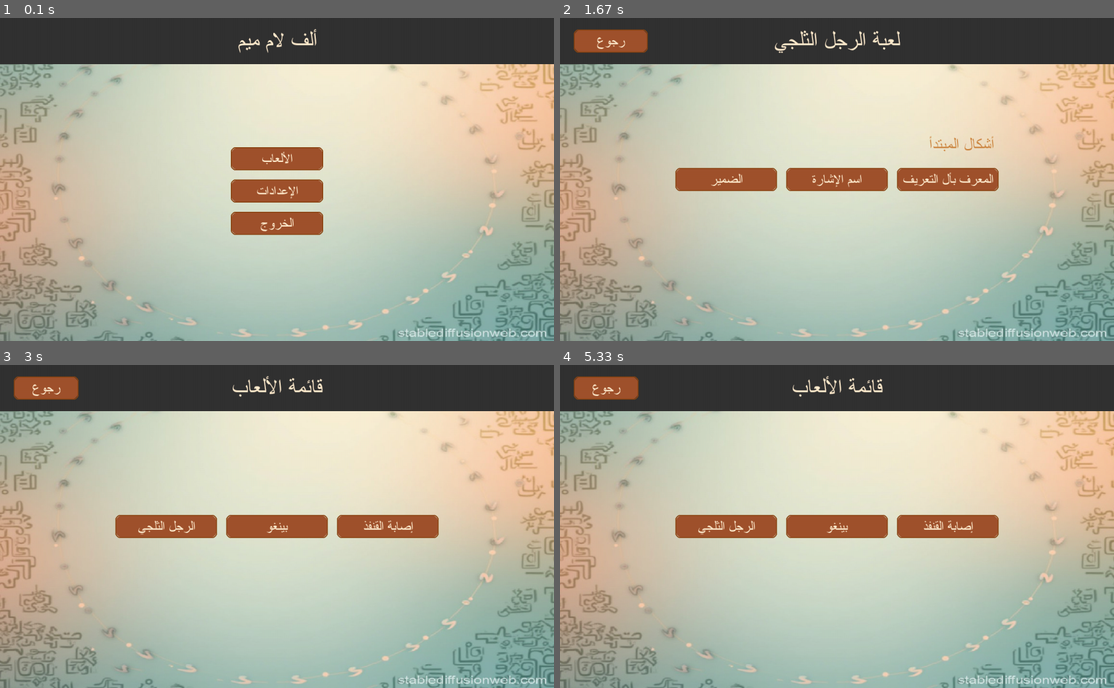
Above: before the commit, frames 1-4 (two rows, left to right).
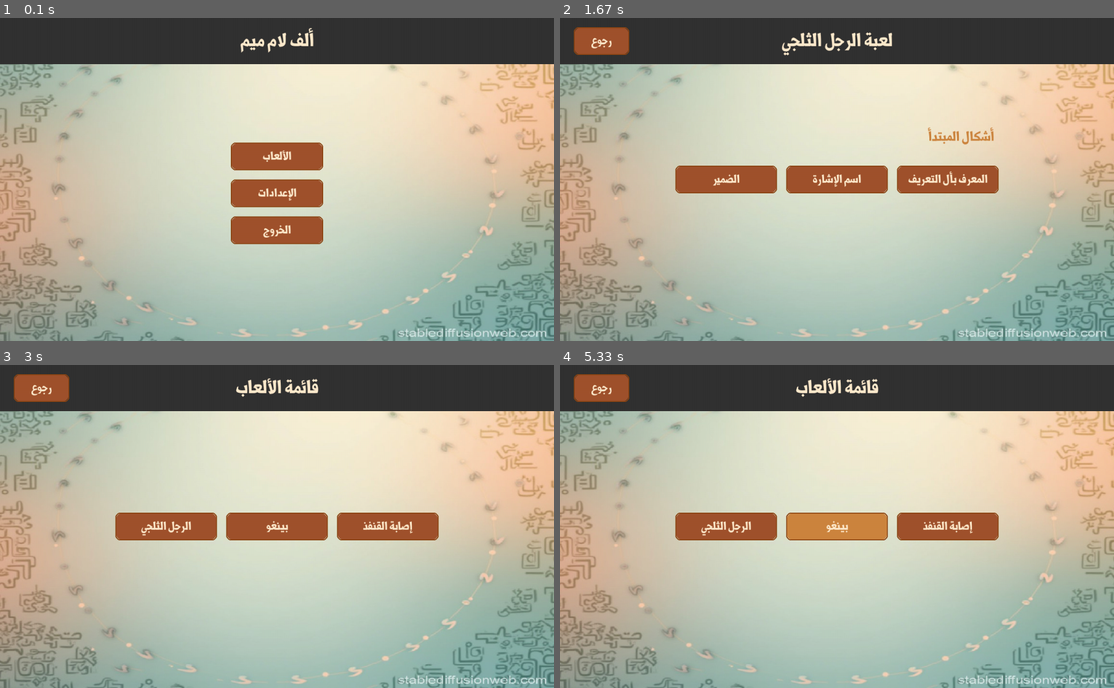
Above: after the commit, the same moments.

Repository: aliflam-meem/write-noun-sentence
Game: pygame game, started from snowman/main.py
Two runs of this game, one before a commit and one after it. Both use one fixed random seed, a clock stepped at 60 frames per second and the inputs below.
Inputs (mouse positions are in pixels of both pictures, inside the frame that each line leads up to):
- Up to frame 1 (0.1 s): no input
- Up to frame 2 (1.67 s): click "الألعاب" at 0.38 s; click (704, 182) at 0.72 s; click (665, 131) at 1.05 s
- Up to frame 3 (3 s): click "رجوع" at 2.38 s; click (260, 471) at 2.72 s
- Up to frame 4 (5.33 s): click "رجوع" at 4.05 s; click "الإعدادات" at 4.38 s; click (676, 465) at 4.72 s; click (859, 513) at 5.05 s

The runs differ from the first frame. In frame 1, 2.1% of the frame differs, in the area x 41-59%, y 3-71%; in frame 2, 3.0%; in frame 3, 2.2%; in frame 4, 3.3%, in the area x 2-80%, y 2-55%.

Commit message:
- Change font - Modify buttons dimensions

Diff:
--- a/snowman/main.py
+++ b/snowman/main.py
@@ -13,8 +13,8 @@
 BUTTON_WIDTH = 220
 BUTTON_HEIGHT = 50
 MENU_BUTTON_WIDTH = 200
-MENU_BUTTON_HEIGHT = 50
-LONG_PADDING = 60
+MENU_BUTTON_HEIGHT = 60
+LONG_PADDING = 100
 SMALL_PADDING = 20
 
 # Colors
@@ -33,13 +33,13 @@
 pygame.display.set_caption("ألف لام ميم")
 
 # Load fonts
-title_font = pygame.font.Font("Arial.ttf", 48)
+title_font = pygame.font.Font("Shoroq-Font.ttf", 48)
 title_font.set_script("Arab")
 title_font.set_direction(pygame.DIRECTION_RTL)
-subtitle_font = pygame.font.Font("Arial.ttf", 35)
+subtitle_font = pygame.font.Font("Shoroq-Font.ttf", 35)
 subtitle_font.set_script("Arab")
 subtitle_font.set_direction(pygame.DIRECTION_RTL)
-body_font = pygame.font.Font("Arial.ttf", 30)
+body_font = pygame.font.Font("Shoroq-Font.ttf", 30)
 body_font.set_script("Arab")
 body_font.set_direction(pygame.DIRECTION_RTL)
 
@@ -137,7 +137,7 @@
     draw_title("قائمة الألعاب")
 
     # Draw a "Back to Menu" button
-    back_button = draw_button("رجوع", 30, (TITLE_HEIGHT - MENU_BUTTON_HEIGHT) / 2, MENU_BUTTON_WIDTH - LONG_PADDING,
+    back_button = draw_button("رجوع", 30, (TITLE_HEIGHT - MENU_BUTTON_HEIGHT) / 2, BUTTON_WIDTH - LONG_PADDING,
                               MENU_BUTTON_HEIGHT)
 
     # List the games buttons
@@ -182,7 +182,7 @@
     back_button = draw_button("رجوع", 30, (TITLE_HEIGHT - MENU_BUTTON_HEIGHT) / 2, BUTTON_WIDTH - LONG_PADDING,
                               MENU_BUTTON_HEIGHT)
     # 10 pixels is a magic number, right indent
-    draw_subtitle("أشكال المبتدأ", SCREEN_WIDTH - edge_space - 10, y_coordinate - 70, brown)
+    draw_subtitle("أشكال المبتدأ", SCREEN_WIDTH - edge_space - 10, y_coordinate - 90, brown)
 
     # Draw menu buttons
     al_atareef_button = draw_button("المعرف بأل التعريف", al_atareef_button_x, y_coordinate, BUTTON_WIDTH,
Binary file added: snowman/Shoroq-Font.ttf
